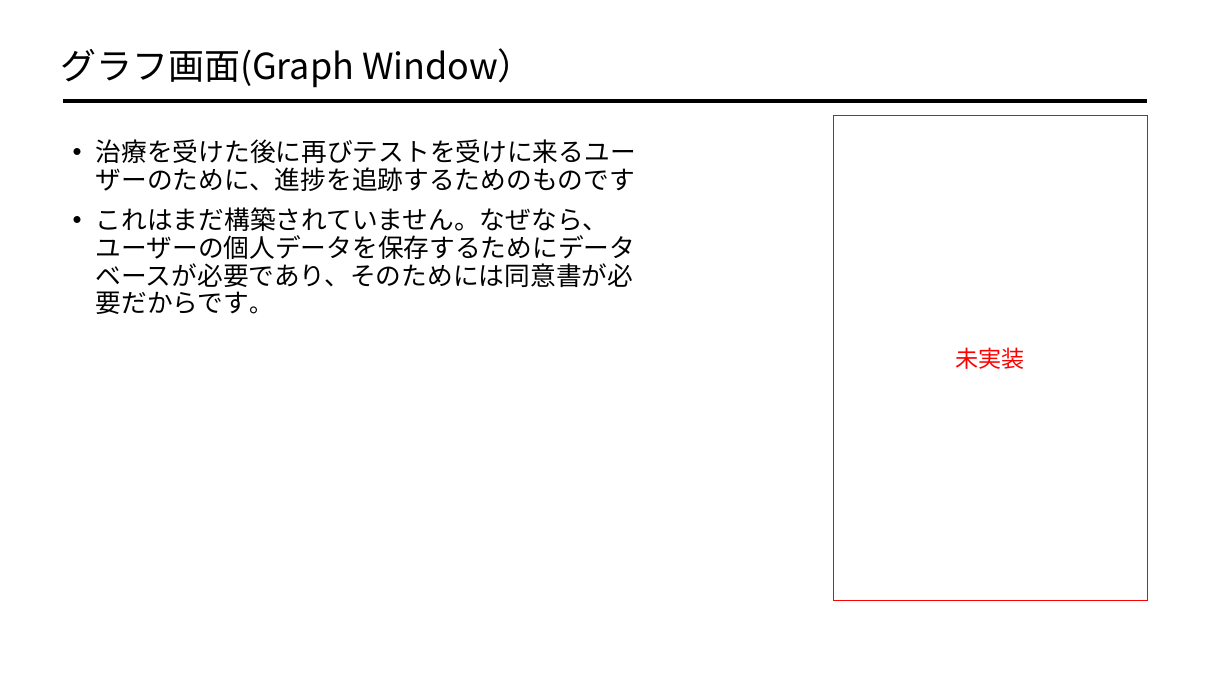
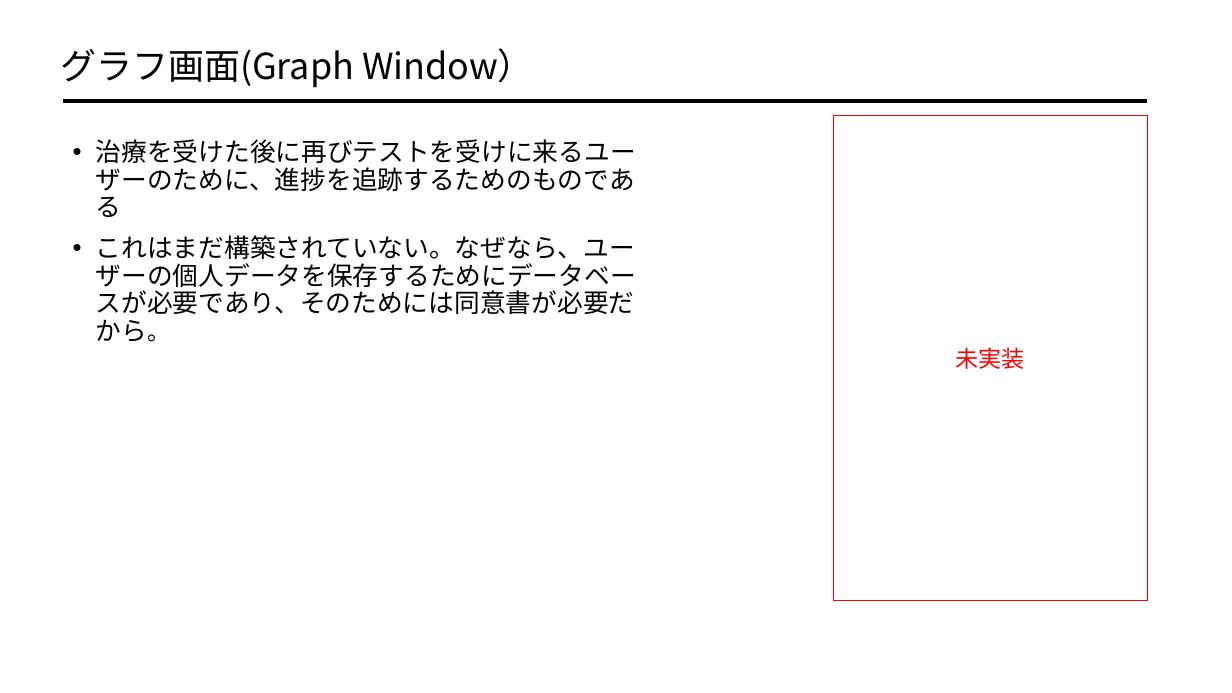
Before and after one commit to afiqfadzil/pythonProject1, a slide deck: slide 17 of LOCOMOTION.pptx (slide 18 before the commit). Drawn at 1232x693 pixels with LibreOffice and Linux fonts; fonts in the diff are those of the drawing. Boxes give left, top, right and bottom in pixels: in the first picture for what was removed or moved away, otherwise in the second. Text is boxed around its words. In the diff, an @@ line names an element or a change of style, - is before the commit and + after.

```diff
--- a/LOCOMOTION.pptx
+++ b/LOCOMOTION.pptx
@@ text at bbox=[96, 139, 636, 342]: text changed @@
-• 治療を受けた後に再びテストを受けに来るユーザーのために、進捗を追跡するためのものです
-• これはまだ構築されていません。なぜなら、ユーザーの個人データを保存するためにデータベースが必要であり、そのためには同意書が必要だからです。
+• 治療を受けた後に再びテストを受けに来るユーザーのために、進捗を追跡するためのものである
+• これはまだ構築されていない。なぜなら、ユーザーの個人データを保存するためにデータベースが必要であり、そのためには同意書が必要だから。
```
Also in this commit, not shown: 11 other slides changed, 1 slide removed.
